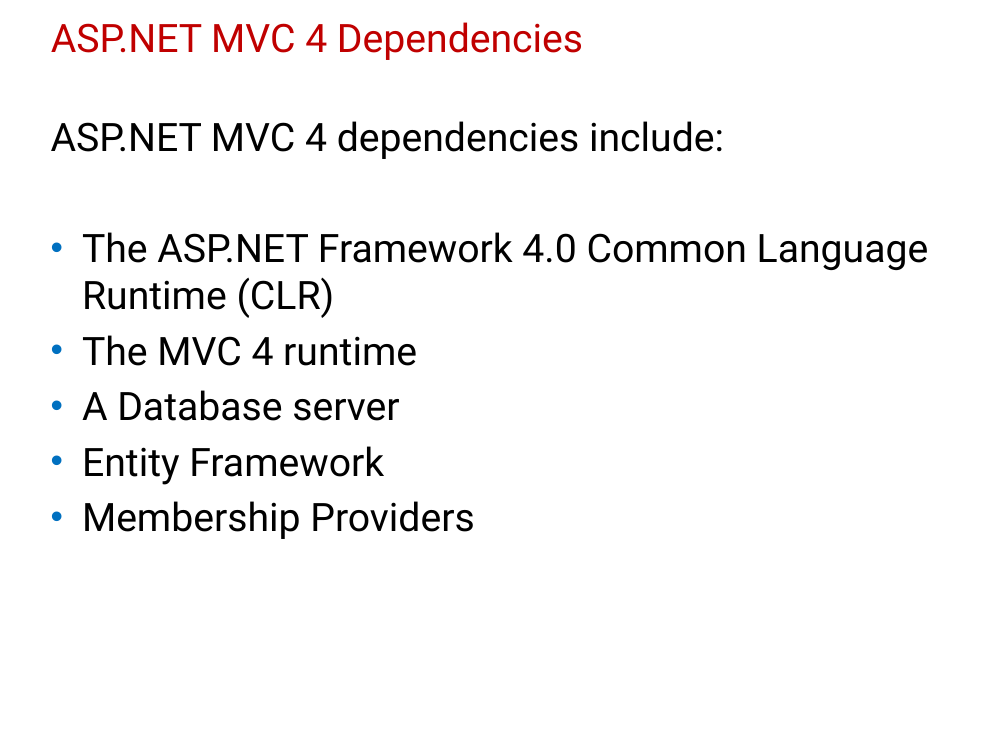
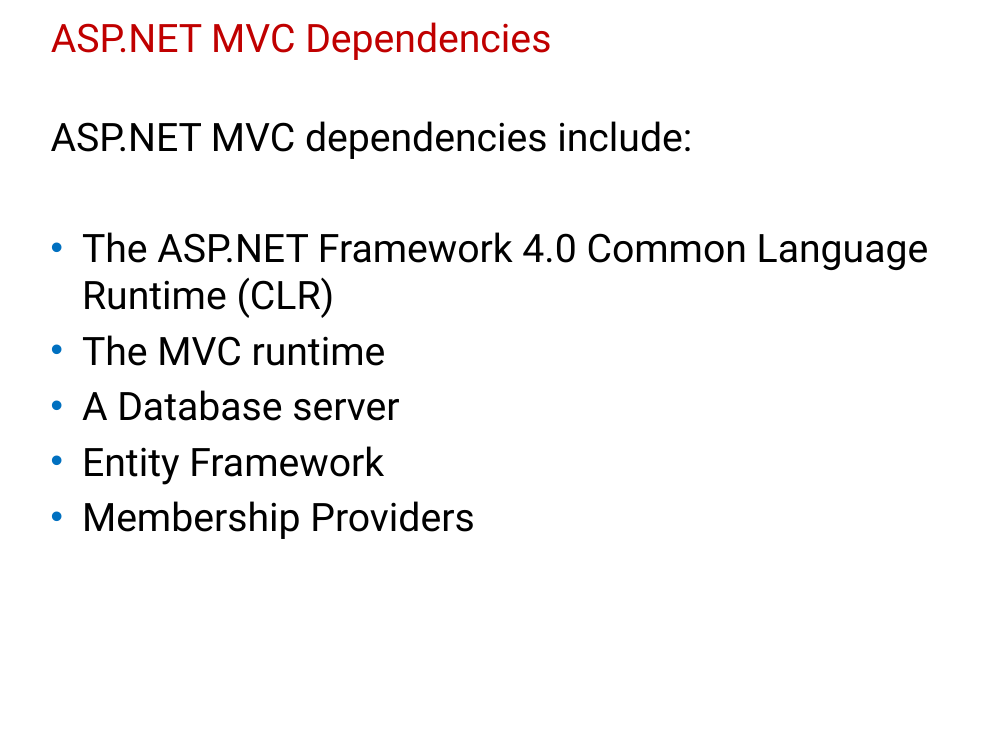
Before and after one commit to lindhardt/04-asp.net-mvc, a slide deck: slide 4 of module 16 - Handling Req. in ASP.NET MVC 4/20486B_16.pptx. Drawn at 1008x756 pixels with LibreOffice and Linux fonts; fonts in the diff are those of the drawing; background and template pictures are left out. Boxes give left, top, right and bottom in pixels: in the first picture for what was removed or moved away, otherwise in the second. Text is boxed around its words. In the diff, an @@ line names an element or a change of style, - is before the commit and + after.

```diff
--- a/module 16 - Handling Req. in ASP.NET MVC 4/20486B_16.pptx
+++ b/module 16 - Handling Req. in ASP.NET MVC 4/20486B_16.pptx
@@ title at <box>51,22,551,60</box>: text changed @@
-ASP.NET MVC 4 Dependencies
+ASP.NET MVC Dependencies
@@ text at <box>51,121,692,159</box>: text changed @@
-ASP.NET MVC 4 dependencies include:
+ASP.NET MVC dependencies include:
@@ text at <box>82,335,386,366</box>: text changed @@
-• The MVC 4 runtime
+• The MVC runtime
```
Also in this commit, not shown: 5 other slides changed.
